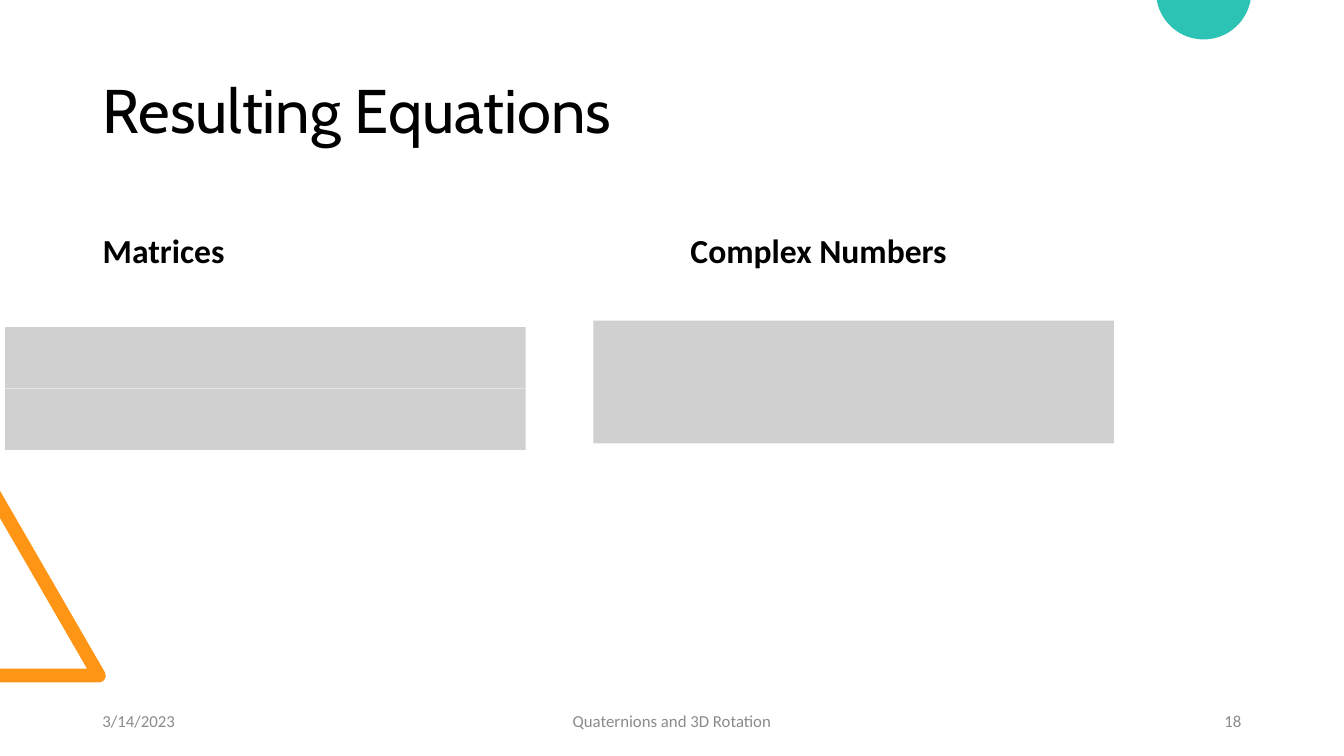
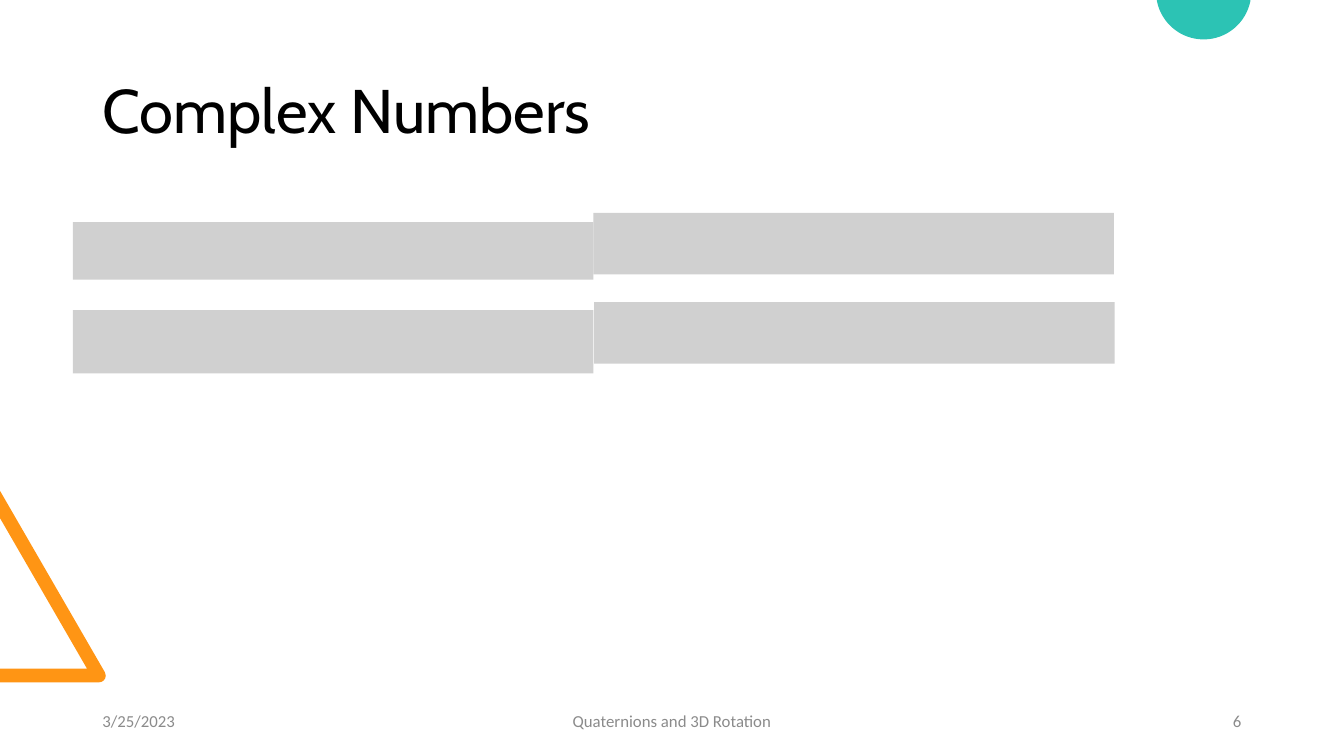
Before and after one commit to LukasGoodman23/QuaternionsVSEulerRotations, a slide deck: slide 6 of Quaternions and Three-Dimensional Rotations.pptx (slide 18 before the commit). Drawn at 1344x756 pixels with LibreOffice and Linux fonts; fonts in the diff are those of the drawing; grey boxes stand for pictures. Boxes give left, top, right and bottom in pixels: in the first picture for what was removed or moved away, otherwise in the second. Text is boxed around its words. In the diff, an @@ line names an element or a change of style, - is before the commit and + after.

```diff
--- a/Quaternions and Three-Dimensional Rotations.pptx
+++ b/Quaternions and Three-Dimensional Rotations.pptx
@@ title at (103,86,591,147): text changed @@
-Resulting Equations
+Complex Numbers
@@ picture added at (73,222,594,279) @@
@@ text removed at (103,239,225,264) @@
-Matrices
@@ picture added at (594,213,1115,274) @@
@@ text removed at (690,239,946,269) @@
-Complex Numbers
@@ picture removed at (5,327,526,388) @@
@@ picture added at (73,311,594,374) @@
@@ picture: place and size @@
-picture at (594,321,1115,382)
+picture at (594,302,1115,364)
@@ picture removed at (5,388,526,450) @@
@@ picture removed at (594,382,1115,444) @@
@@ text at (102,715,174,728): text changed @@
-3/14/2023
+3/25/2023
@@ page number at (1233,716,1241,727): text changed @@
-18
+6
```
Also in this commit, not shown: 22 other slides changed, 6 slides added, 7 slides removed, 8 other files.
